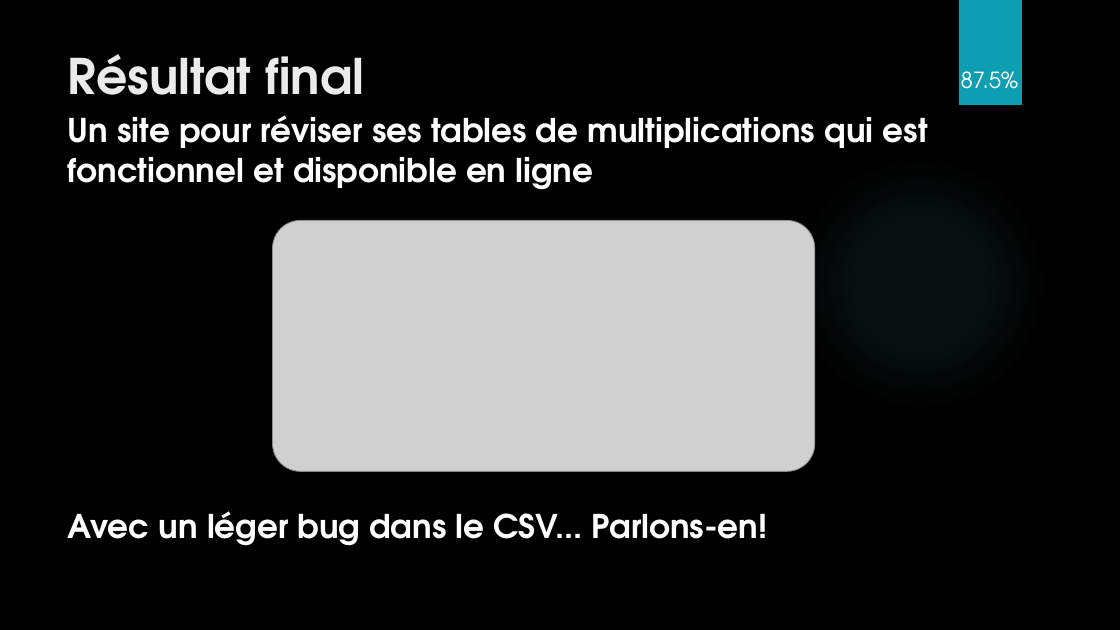
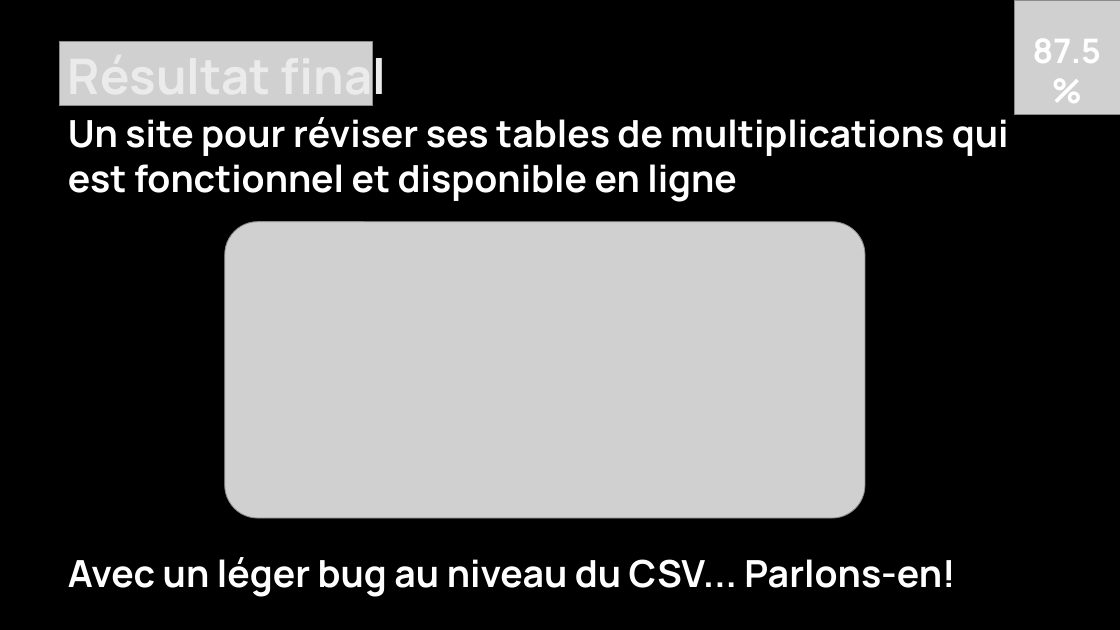
Before and after one commit to Daxank/TPI, a slide deck: slide 7 of TPI_Multiplix_presentation.pptx. Drawn at 1120x630 pixels with LibreOffice and Linux fonts; fonts in the diff are those of the drawing; grey boxes stand for pictures; background and template pictures are left out. Boxes give left, top, right and bottom in pixels: in the first picture for what was removed or moved away, otherwise in the second. Text is boxed around its words. In the diff, an @@ line names an element or a change of style, - is before the commit and + after.

```diff
--- a/TPI_Multiplix_presentation.pptx
+++ b/TPI_Multiplix_presentation.pptx
@@ rectangle removed at <box>959,0,1022,105</box> @@
@@ page number: place and size @@
-page number at <box>961,71,1019,89</box>
+page number at <box>1033,39,1101,63</box>
@@ page number at <box>1033,39,1101,63</box>: size 19 to 29 pt, font TeX Gyre Adventor to Manrope, bold on @@
@@ picture added at <box>1015,0,1120,115</box> @@
@@ title "Résultat final" at <box>68,49,387,108</box>: font TeX Gyre Adventor to Manrope @@
@@ picture added at <box>60,42,373,107</box> @@
@@ text at <box>68,117,1009,202</box>: size 28 to 32 pt, font TeX Gyre Adventor to Manrope in "Un site pour réviser ses tables de ..." @@
@@ ellipse removed at <box>791,154,1049,413</box> @@
@@ picture: place and size @@
-picture at <box>272,220,815,471</box>
+picture at <box>225,222,865,518</box>
@@ text at <box>68,557,955,597</box>: text changed; size 28 to 32 pt; font TeX Gyre Adventor to Manrope @@
-Avec un léger bug dans le CSV... Parlons-en!
+Avec un léger bug au niveau du CSV... Parlons-en!
```
Also in this commit, not shown: 7 other slides changed.
